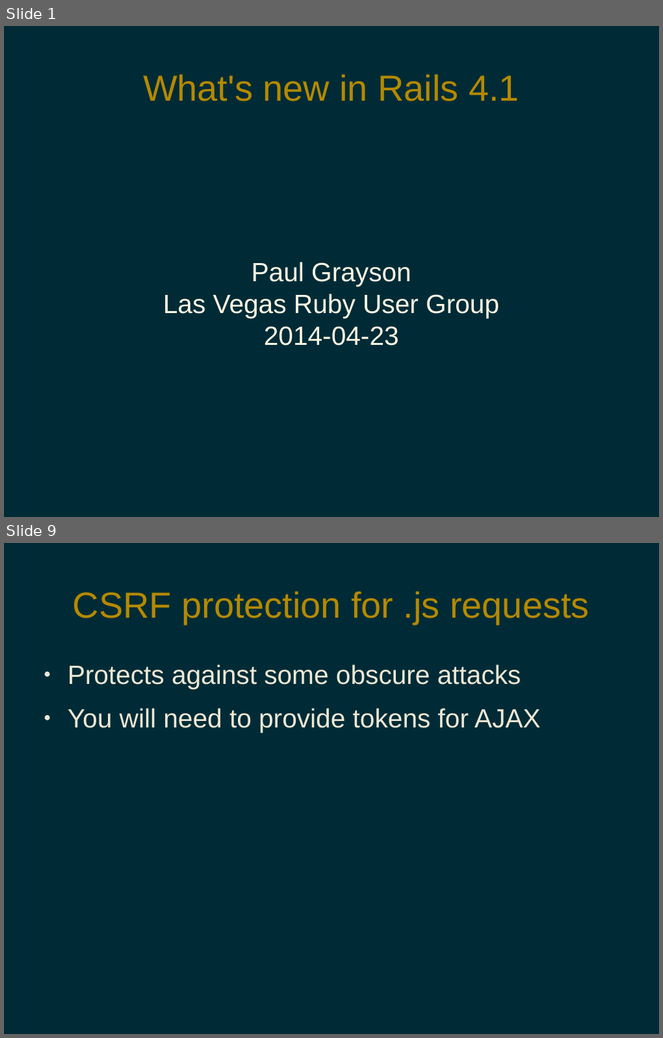
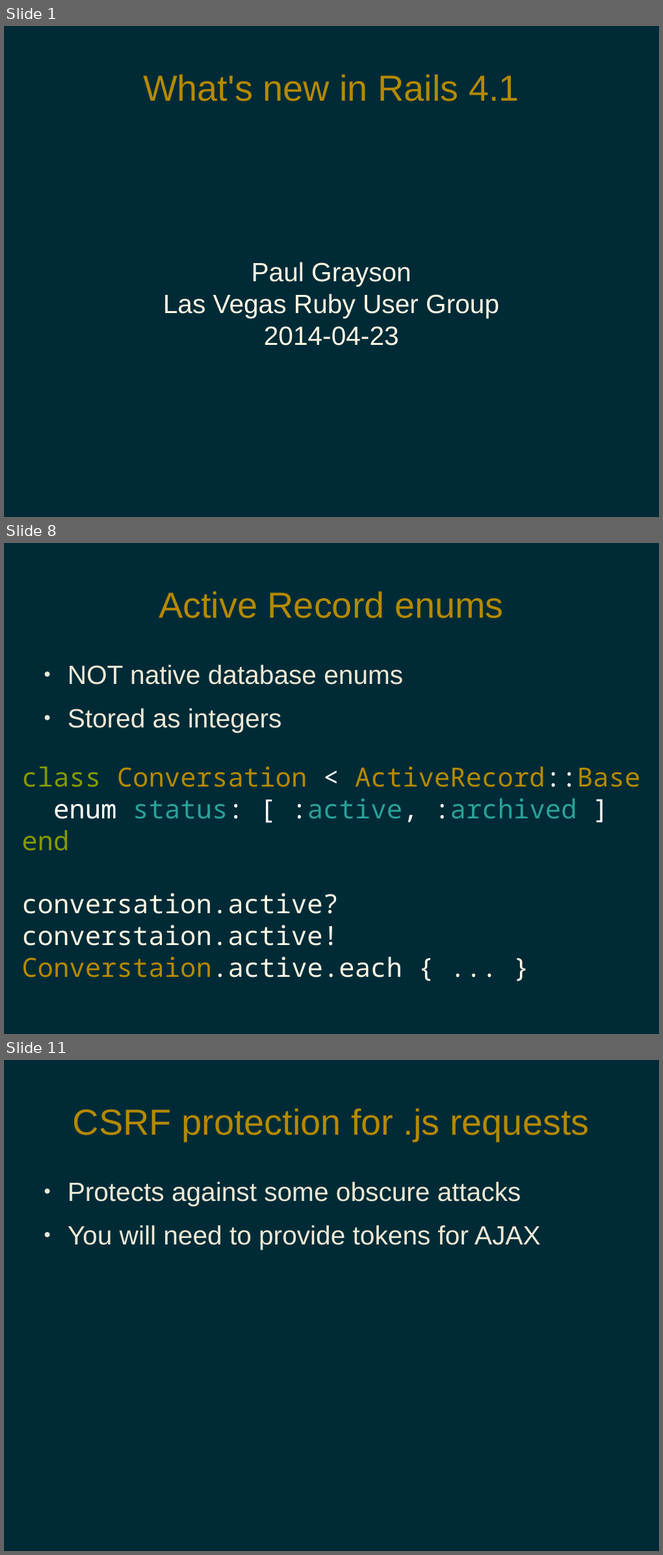
Before and after one commit to pdg137/rails41-pres, a slide deck: new-in-rails-4-1.odp. Shown one above the other, each under a label of ours: slides 1 and 9 before the commit, slides 1, 8 and 11 after it; the slides between them are not shown. The pictures are 663x1038 and 663x1555 pixels, drawn with LibreOffice and Linux fonts; fonts in the diff are those of the drawing. Boxes give left, top, right and bottom in pixels: in the first picture for what was removed or moved away, otherwise in the second. Text is boxed around its words. In the diff, an @@ line names an element or a change of style, - is before the commit and + after.

```diff
--- a/new-in-rails-4-1.odp
+++ b/new-in-rails-4-1.odp
@@ slide 8 added at bbox=[4, 543, 659, 1034], background #002B36 @@
@@ title added at bbox=[159, 591, 504, 618], 44 pt, text #B58900 @@
+Active Record enums
@@ text added at bbox=[68, 665, 403, 732], 32 pt, text #EEE8D5 @@
+● NOT native database enums
+● Stored as integers
@@ text added at bbox=[22, 767, 640, 978], 32 pt, text #FDF6E3 @@
+class Conversation < ActiveRecord::Base
+enum status: [ :active, :archived ]
+end
+conversation.active?
+converstaion.active!
+Converstaion.active.each { ... }
@@ what was slide 9 is now slide 11 @@
```
Also in this commit, not shown: 5 slides changed, 5 other slides added, 3 slides removed.
